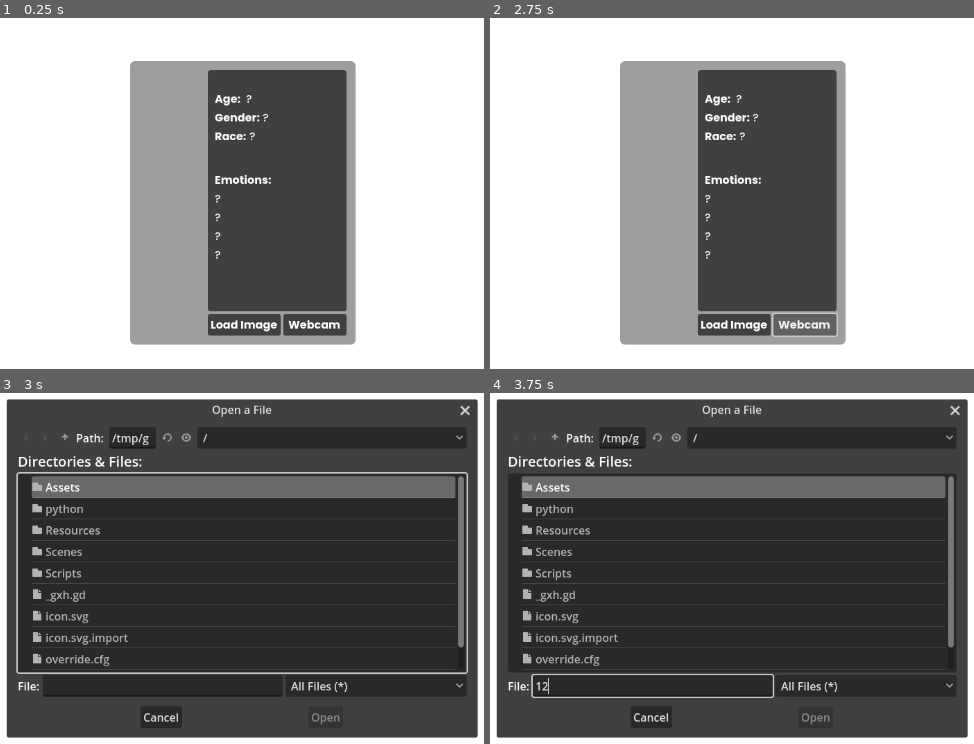
Above: before the commit, frames 1-4 (two rows, left to right).
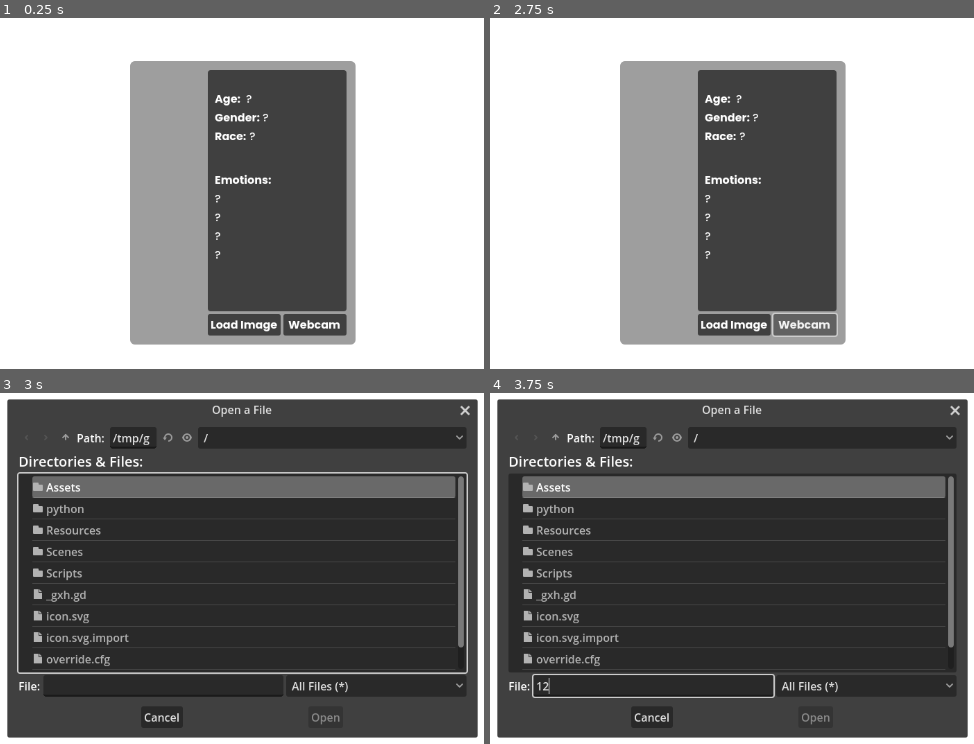
Above: after the commit, the same moments.

Repository: KamandShayegan/moodtracker-deepface
Game: Godot game, scene res://Scenes/main.tscn
The game is run twice, just before and just after one commit, with the same random seed, the same clock (stepped at 60 frames per second) and the same inputs.
Inputs (mouse positions are in pixels of both pictures, inside the frame that each line leads up to):
- Up to frame 1 (0.25 s): no input
- Up to frame 2 (2.75 s): click "Webcam" at 0.5 s; click "Webcam" at 1.25 s; click "Webcam" at 2 s
- Up to frame 3 (3 s): click "Load Image" at 2.75 s
- Up to frame 4 (3.75 s): click (654, 684) at 3.52 s; type "12" at 3.6 s

Frames 1-2 are identical in both runs. In frame 3, 2.7% of the frame differs, in the area x 1-72%, y 1-99%; in frame 4, 2.6%.

Commit message:
Minor adjustemnts

Diff:
--- a/new-game-project/Scenes/main.tscn
+++ b/new-game-project/Scenes/main.tscn
@@ -55,7 +55,7 @@
 grow_horizontal = 2
 grow_vertical = 2
 script = ExtResource("1_032ey")
-webcam_update_rate = 2.0
+webcam_update_rate = 1.5
 progress_bar_gradient = ExtResource("2_jxe27")
 
 [node name="FileDialog" type="FileDialog" parent="."]
--- a/new-game-project/project.godot
+++ b/new-game-project/project.godot
@@ -10,7 +10,7 @@
 
 [application]
 
-config/name="New Game Project"
+config/name="deepface_moodtracker_godot"
 run/main_scene="res://Scenes/main.tscn"
 config/features=PackedStringArray("4.3", "Forward Plus")
 config/icon="res://icon.svg"
Not shown, changed: new-game-project/python/camera_stream.py
